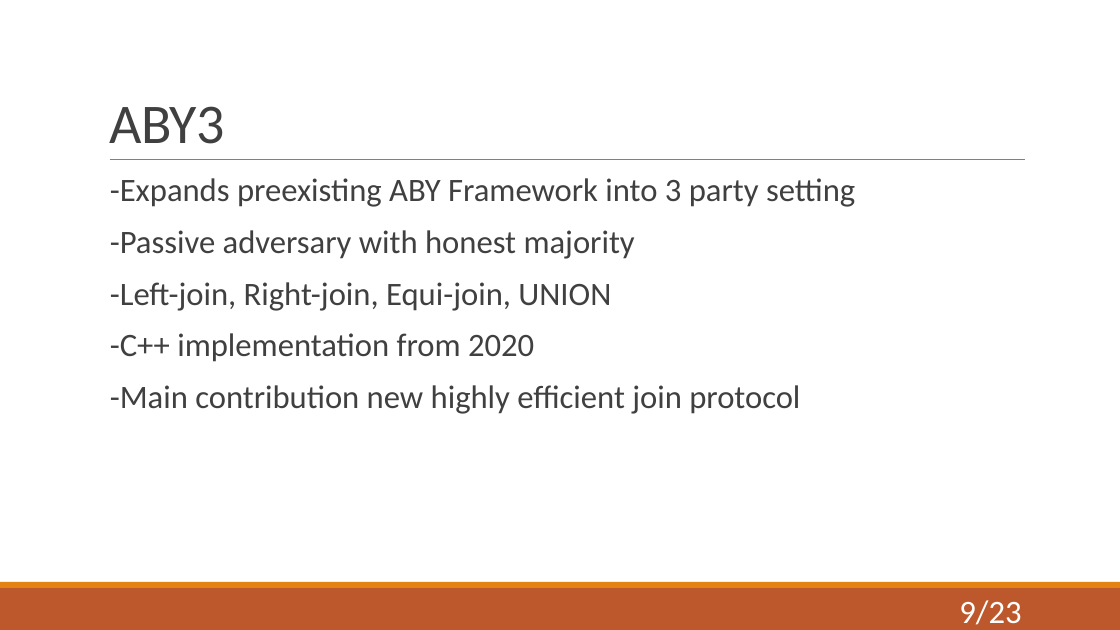
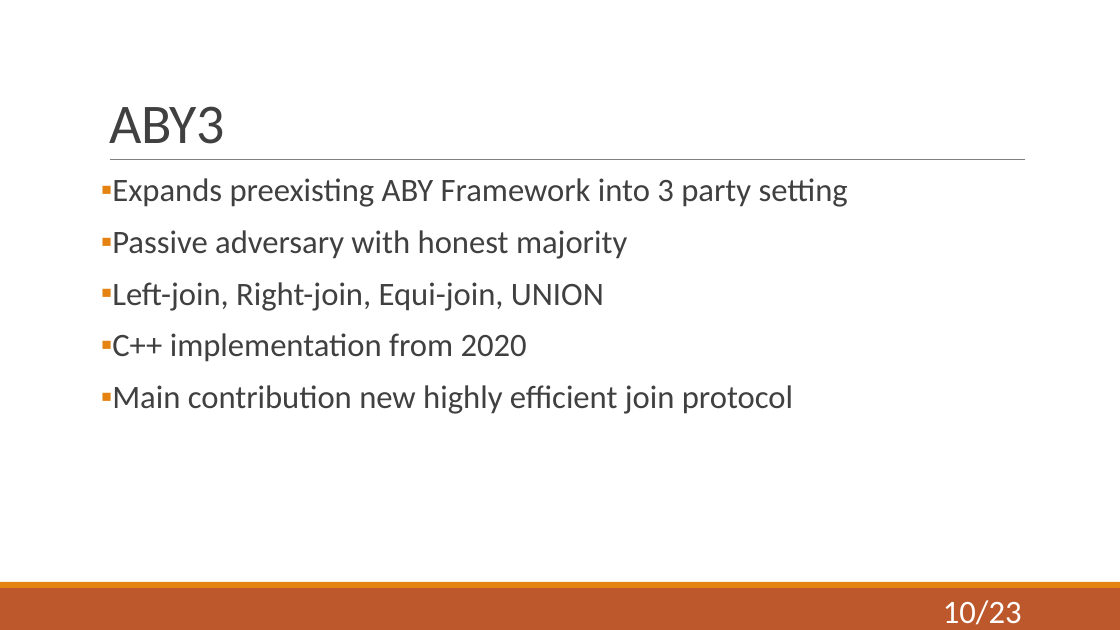
Before and after one commit to niklasUPB/thesis, a slide deck: slide 10 of thesis/Abschlussvortrag.pptx (slide 9 before the commit). Drawn at 1120x630 pixels with LibreOffice and Linux fonts; fonts in the diff are those of the drawing. Boxes give left, top, right and bottom in pixels: in the first picture for what was removed or moved away, otherwise in the second. Text is boxed around its words. In the diff, an @@ line names an element or a change of style, - is before the commit and + after.

```diff
--- a/thesis/Abschlussvortrag.pptx
+++ b/thesis/Abschlussvortrag.pptx
@@ text at bbox=[112, 178, 848, 414]: text changed @@
-  -Expands preexisting ABY Framework into 3 party setting
-  -Passive adversary with honest majority
-  -Left-join, Right-join, Equi-join, UNION
-  -C++ implementation from 2020
-  -Main contribution new highly efficient join protocol
+▪ Expands preexisting ABY Framework into 3 party setting
+▪ Passive adversary with honest majority
+▪ Left-join, Right-join, Equi-join, UNION
+▪ C++ implementation from 2020
+▪ Main contribution new highly efficient join protocol
@@ page number at bbox=[943, 600, 1022, 625]: text changed @@
-9/23
+10/23
```
Also in this commit, not shown: 12 other slides changed, 1 slide removed.
